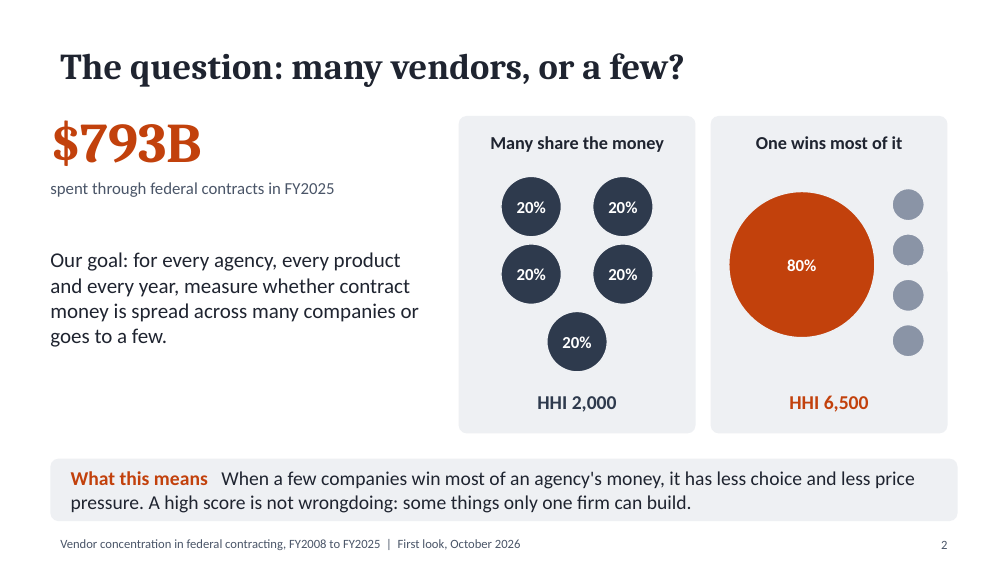
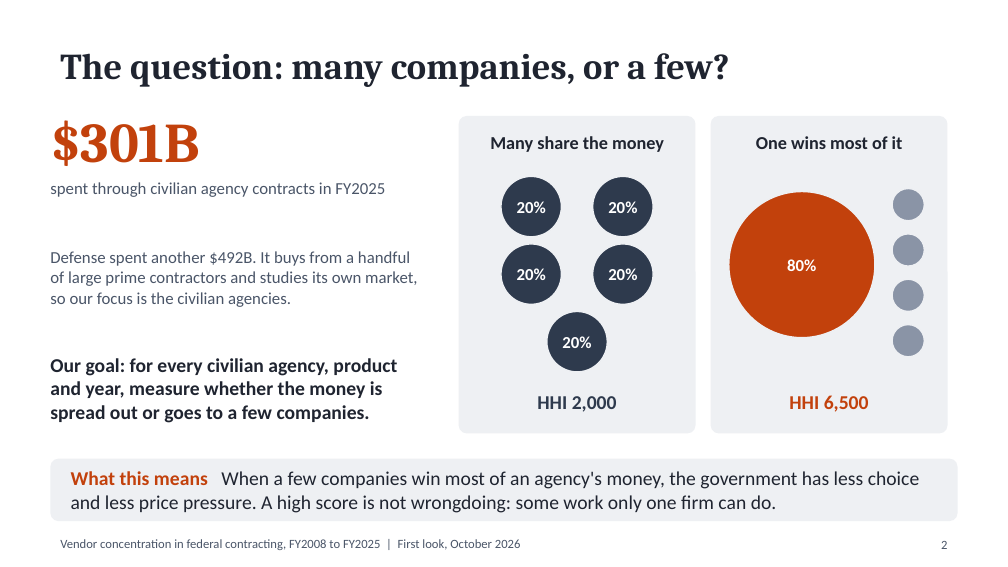
Before and after one commit to abh5227/federal-contracting-concentration, a slide deck: slide 2 of reports/eda/eda_presentation.pptx. Drawn at 1008x567 pixels with LibreOffice and Linux fonts; fonts in the diff are those of the drawing. Boxes give left, top, right and bottom in pixels: in the first picture for what was removed or moved away, otherwise in the second. Text is boxed around its words. In the diff, an @@ line names an element or a change of style, - is before the commit and + after.

```diff
--- a/reports/eda/eda_presentation.pptx
+++ b/reports/eda/eda_presentation.pptx
@@ title at box(60, 53, 729, 87): text changed @@
-The question: many vendors, or a few?
+The question: many companies, or a few?
@@ text at box(50, 120, 200, 166): text changed @@
-$793B
+$301B
@@ text at box(50, 182, 385, 197): text changed @@
-spent through federal contracts in FY2025
+spent through civilian agency contracts in FY2025
@@ text added at box(50, 251, 417, 307), 12 pt, text #4A5568 @@
+Defense spent another $492B. It buys from a handful of large prime contractors and studies its own market, so our focus is the civilian agencies.
@@ text at box(50, 358, 397, 423): text changed; size 15 to 14 pt; bold on @@
-Our goal: for every agency, every product and every year, measure whether contract money is spread across many companies or goes to a few.
+Our goal: for every civilian agency, product and year, measure whether the money is spread out or goes to a few companies.
@@ text at box(71, 471, 919, 513): text changed @@
-What this means When a few companies win most of an agency's money, it has less choice and less price pressure. A high score is not wrongdoing: some things only one firm can build.
+What this means When a few companies win most of an agency's money, the government has less choice and less price pressure. A high score is not wrongdoing: some work only one firm can do.
```
Also in this commit, not shown: 9 other slides changed, 4 slides added, 2 slides removed, 12 other files.
